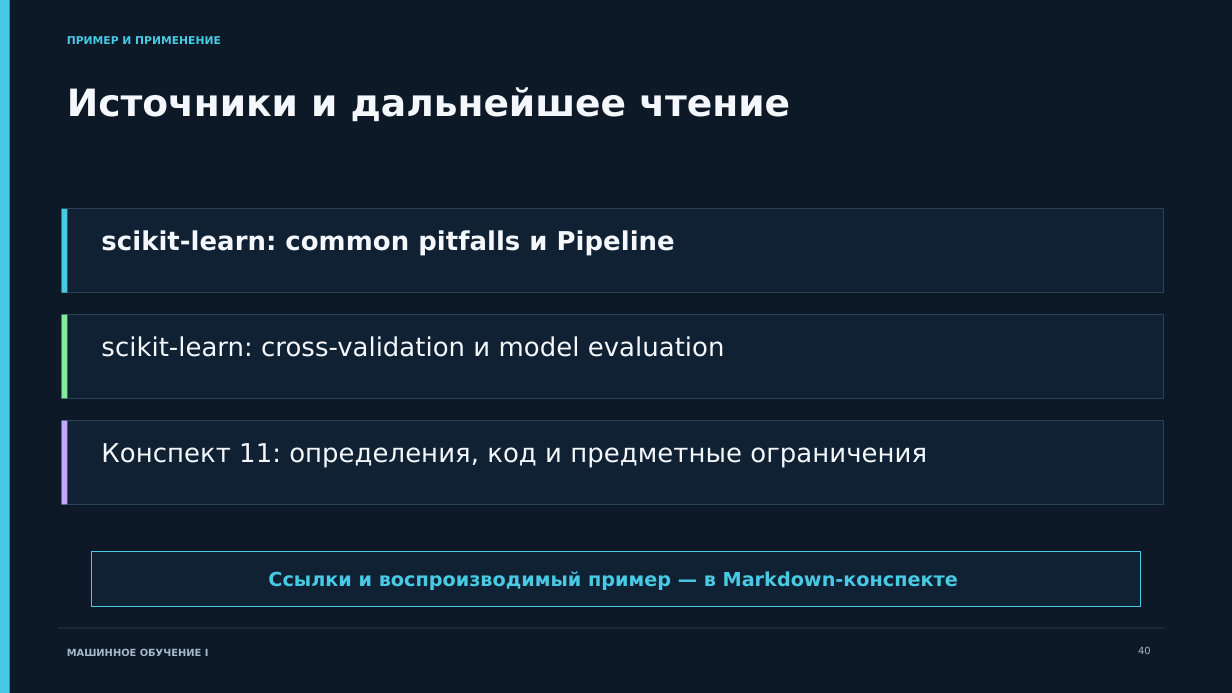
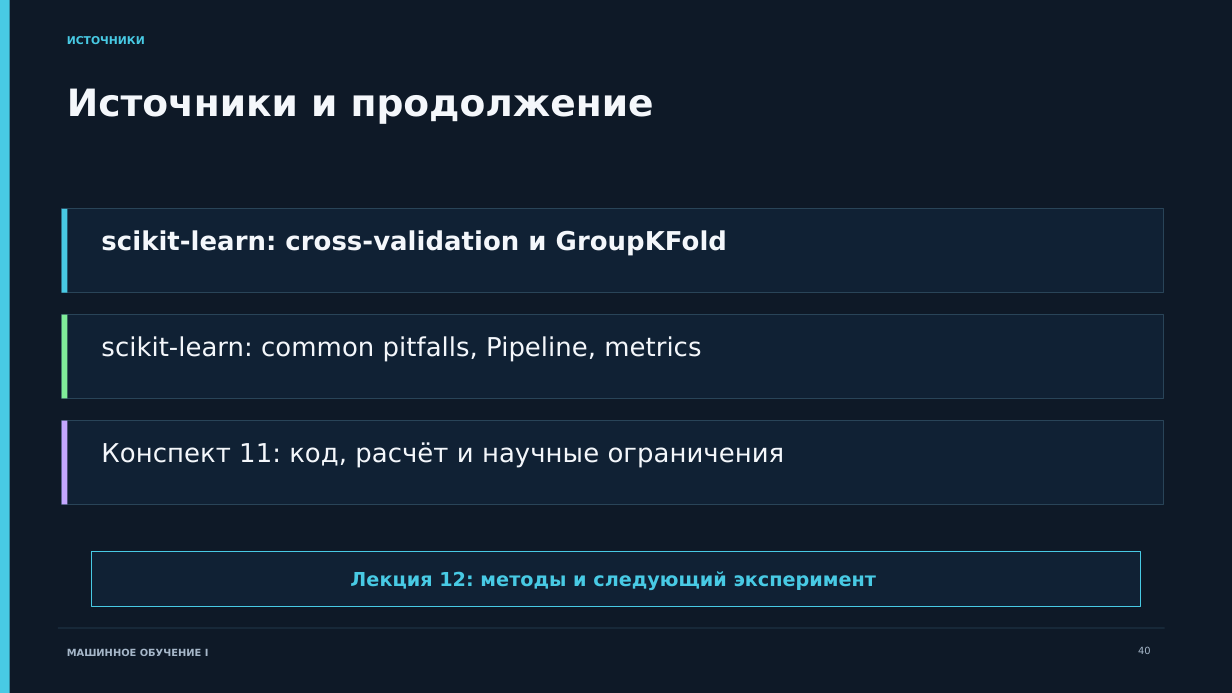
Before and after one commit to ashrpv/computer_science_in_nanoscience, a slide deck: slide 40 of slides/11-ml-problem_and_validation.pptx. Drawn at 1232x693 pixels with LibreOffice and Linux fonts; fonts in the diff are those of the drawing. Boxes give left, top, right and bottom in pixels: in the first picture for what was removed or moved away, otherwise in the second. Text is boxed around its words. In the diff, an @@ line names an element or a change of style, - is before the commit and + after.

```diff
--- a/slides/11-ml-problem_and_validation.pptx
+++ b/slides/11-ml-problem_and_validation.pptx
@@ text at [67,36,145,44]: text changed @@
-ПРИМЕР И ПРИМЕНЕНИЕ
+ИСТОЧНИКИ
@@ text at [67,88,654,124]: text changed @@
-Источники и дальнейшее чтение
+Источники и продолжение
@@ text at [101,230,727,256]: text changed @@
-scikit-learn: common pitfalls и Pipeline
+scikit-learn: cross-validation и GroupKFold
@@ text at [101,336,701,362]: text changed @@
-scikit-learn: cross-validation и model evaluation
+scikit-learn: common pitfalls, Pipeline, metrics
@@ text at [101,442,785,468]: text changed @@
-Конспект 11: определения, код и предметные ограничения
+Конспект 11: код, расчёт и научные ограничения
@@ text at [350,571,877,590]: text changed @@
-Ссылки и воспроизводимый пример — в Markdown-конспекте
+Лекция 12: методы и следующий эксперимент
```
Also in this commit, not shown: 37 other slides changed, 2 slides added, 2 slides removed, 3 other files.
